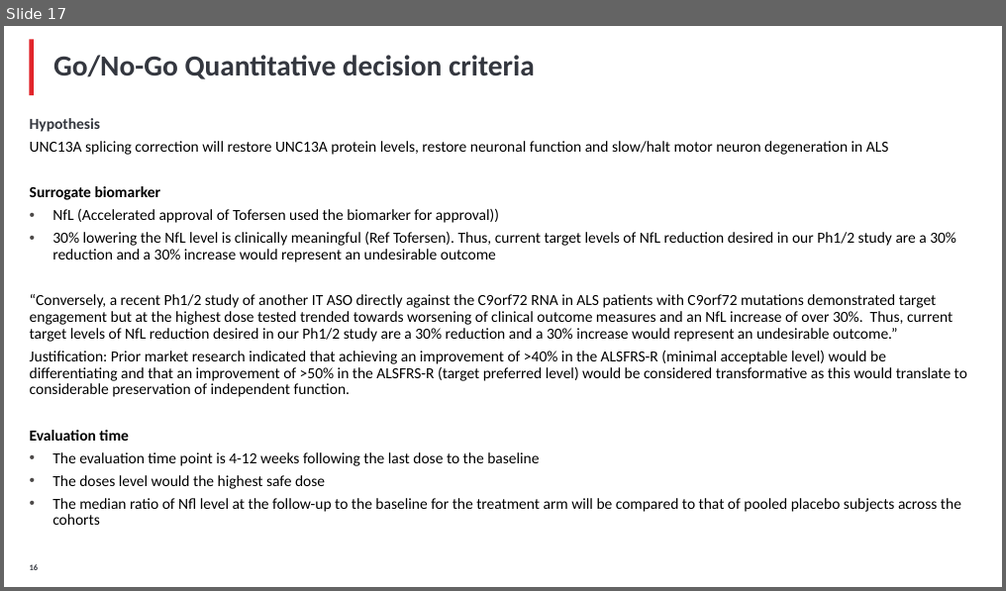
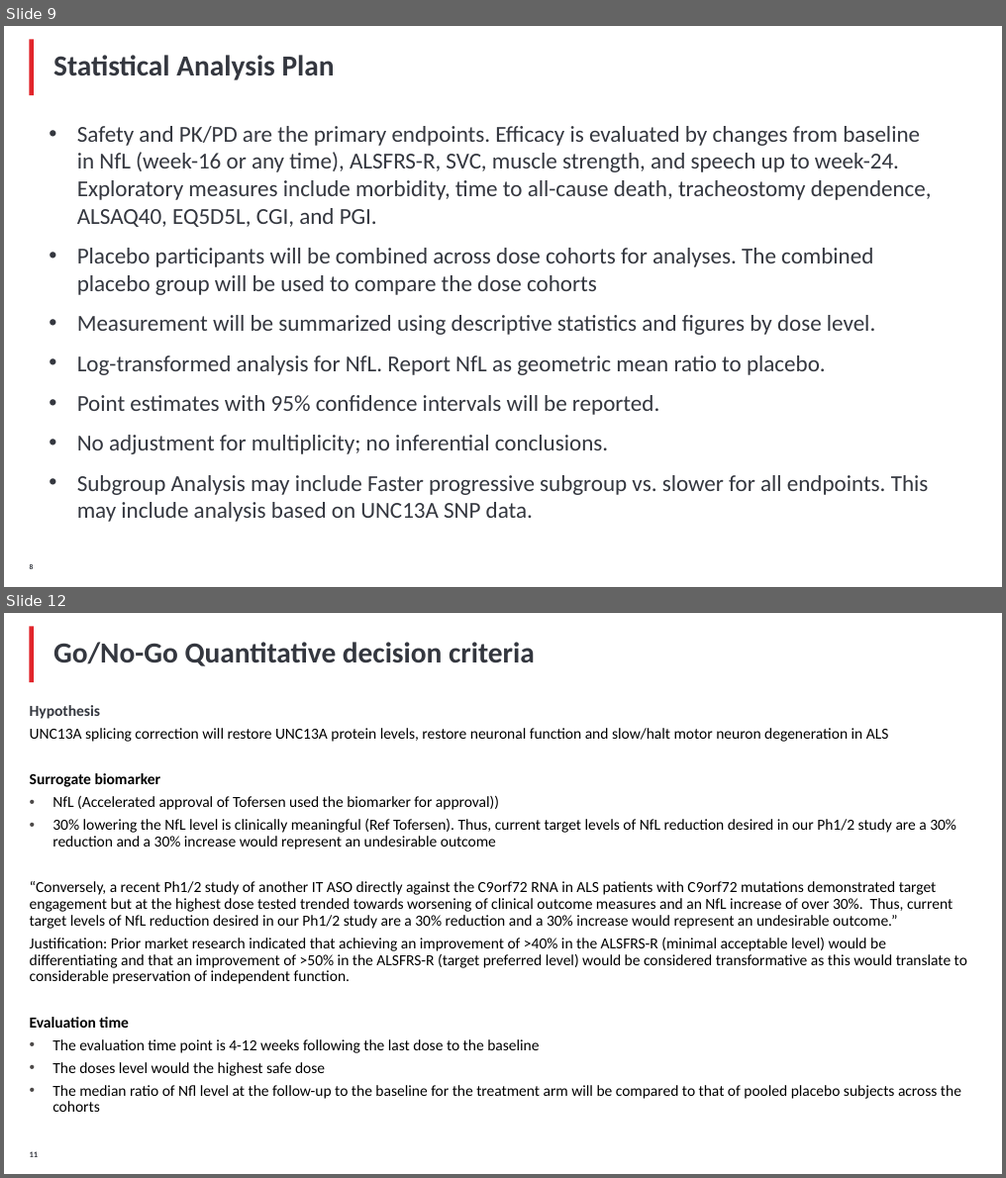
Before and after one commit to YushufSharker/ALS, a slide deck: OutputDocuments/ALS_Slide_deck_STAT.pptx. Shown one above the other, each under a label of ours: slide 17 before the commit, slides 9 and 12 after it; the slides between them are not shown. The pictures are 1006x591 and 1006x1178 pixels, drawn with LibreOffice and Linux fonts; fonts in the diff are those of the drawing; background and template pictures are left out. Boxes give left, top, right and bottom in pixels: in the first picture for what was removed or moved away, otherwise in the second. Text is boxed around its words. In the diff, an @@ line names an element or a change of style, - is before the commit and + after.

```diff
--- a/OutputDocuments/ALS_Slide_deck_STAT.pptx
+++ b/OutputDocuments/ALS_Slide_deck_STAT.pptx
@@ slide 9 added at (4, 26, 1002, 587), background #FFFFFF; not listed: 1 template element that a slide beside it also shows @@
@@ title added at (54, 55, 335, 80), 28 pt, text #34373F, bold @@
+Statistical Analysis Plan
@@ text added at (77, 126, 932, 522), 22 pt, text #34373F @@
+• Safety and PK/PD are the primary endpoints. Efficacy is evaluated by changes from baseline in NfL (week-16 or any time), ALSFRS-R, SVC, muscle strength, and speech up to week-24. Exploratory measures include morbidity, time to all-cause death, tracheostomy dependence, ALSAQ40, EQ5D5L, CGI, and PGI.
+• Placebo participants will be combined across dose cohorts for analyses. The combined placebo group will be used to compare the dose cohorts
+• Measurement will be summarized using descriptive statistics and figures by dose level.
+• Log-transformed analysis for NfL. Report NfL as geometric mean ratio to placebo.
+• Point estimates with 95% confidence intervals will be reported.
+• No adjustment for multiplicity; no inferential conclusions.
+• Subgroup Analysis may include Faster progressive subgroup vs. slower for all endpoints. This may include analysis based on UNC13A SNP data.
@@ page number added at (30, 565, 34, 570), 7 pt, text #34373F, bold @@
+8
@@ what was slide 17 is now slide 12 @@
```
Also in this commit, not shown: 8 slides changed, 5 other slides added, 13 slides removed, 2 other files.
